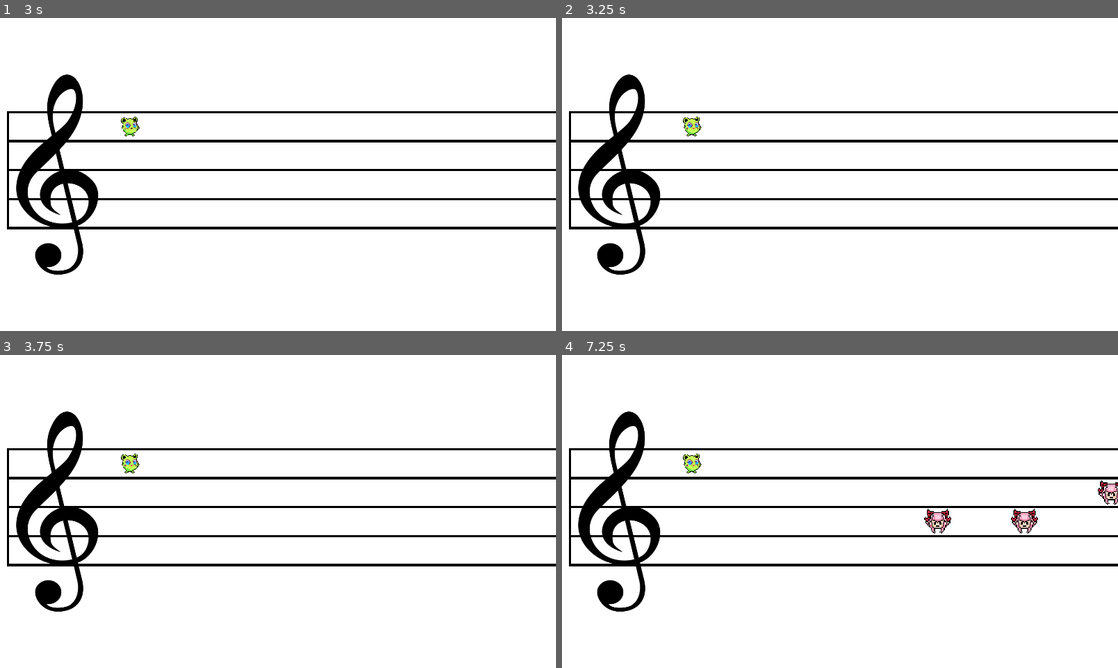
Above: before the commit, frames 1-4 (two rows, left to right).
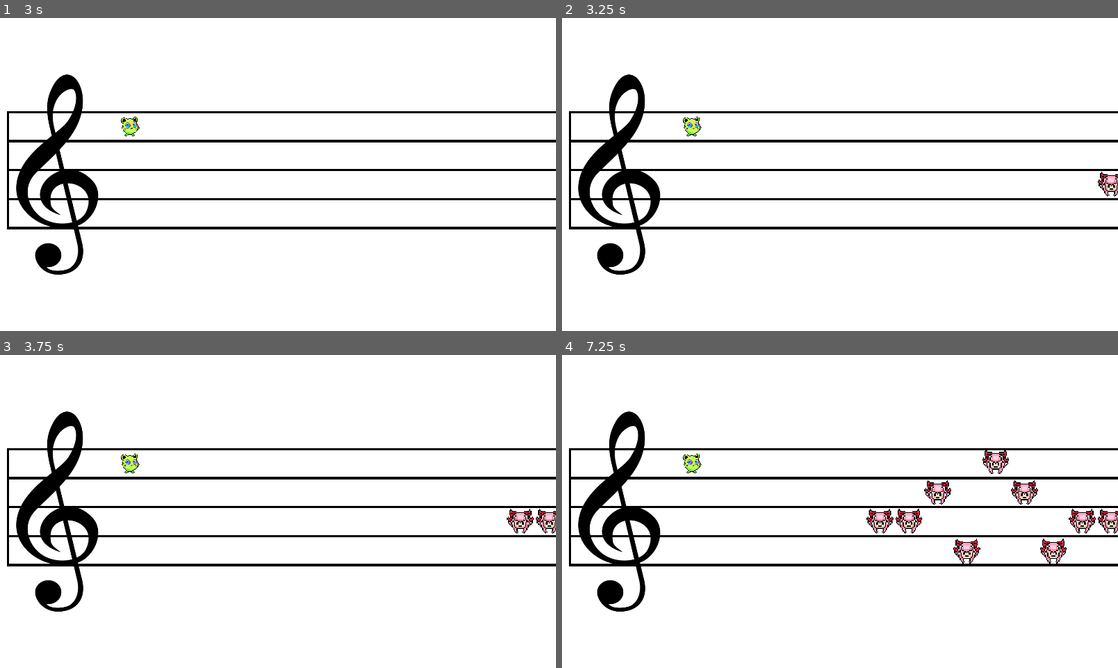
Above: after the commit, the same moments.

Repository: Paco-Gillet/Do-Infinity
Game: Godot game, scene res://scenes/menu/menuDebut.tscn
Same seed, same stepped clock (60 frames per second), same inputs: the game is played once before the commit and once after it.
Inputs:
- Up to frame 1 (3 s): click "Play" at 0.5 s; tap Enter at 1.25, 2.75 s; hold W (move_up) 1.28-2.03 s; tap Space at 2 s; hold S (move_down) 2.03-2.78 s; hold W (move_up) from 2.78 s (still down)
- Up to frame 2 (3.25 s): keep holding W (move_up)
- Up to frame 3 (3.75 s): keep holding W (move_up)
- Up to frame 4 (7.25 s): release W (move_up) at 4.28 s; hold S (move_down) 4.28-6.53 s; hold W (move_up) from 6.53 s (still down)

Frame 1 is identical in both runs. In frame 2, 0.2% of the frame differs, in the area x 96-100%, y 49-58%; in frame 3, 0.4%; in frame 4, 2.9%, in the area x 54-100%, y 30-67%.

Commit message:
feat : collision

Diff:
--- a/scenes/Joueur.tscn
+++ b/scenes/Joueur.tscn
@@ -32,4 +32,4 @@
 shape = SubResource("CircleShape2D_e4klt")
 metadata/_edit_group_ = true
 
-[connection signal="body_entered" from="." to="CollisionShape2D" method="_on_player_body_entered"]
+[connection signal="body_entered" from="." to="." method="_on_body_entered"]
--- a/scripts/player.gd
+++ b/scripts/player.gd
@@ -1,7 +1,7 @@
 extends Area2D
 signal hit
 
-func _on_body_entered(_body):
+func _on_body_entered(_body) -> void:
 	hide()
 	hit.emit()
 	$CollisionShape2D.set_deferred("disabled", true)
--- a/scripts/scene_partition.gd
+++ b/scripts/scene_partition.gd
@@ -32,7 +32,7 @@
 	lastTimeToSpawn += get_process_delta_time()
 
 
-	if(lastTimeToSpawn >=0.05):
+	if(lastTimeToSpawn >=0.01):
 		lastTimeToSpawn = 0
 		var melodie = melodie_scene.instantiate()
 		var nbPointSpawn: int = randi_range(1,4)
